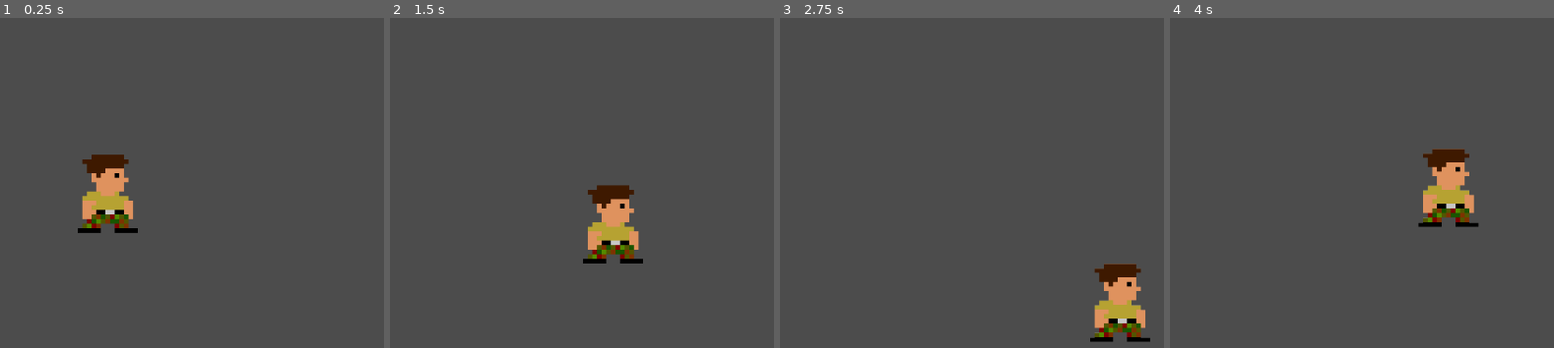
Above: before the commit, frames 1-4 (left to right).
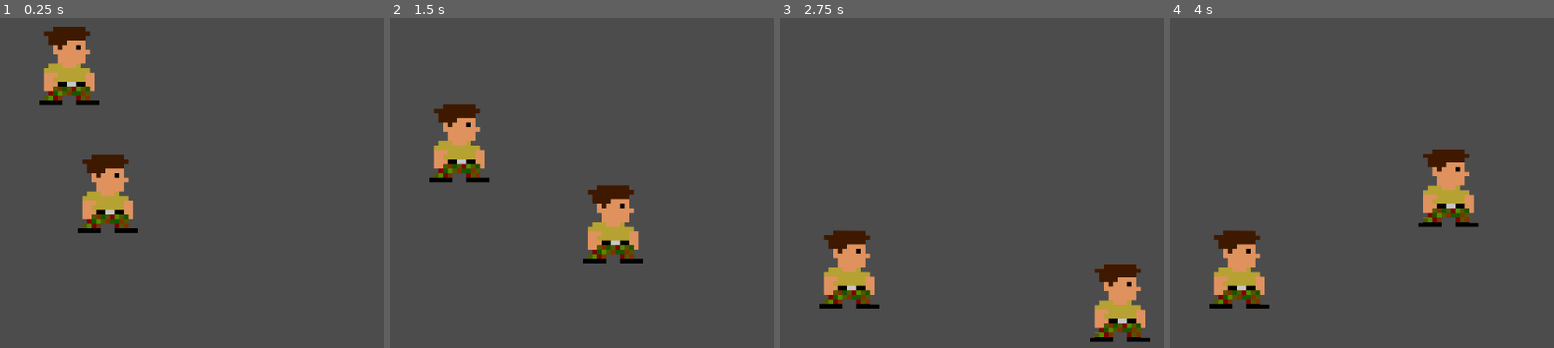
Above: after the commit, the same moments.

Repository: J-Mo63/emergence-test-bed
Game: Godot game, scene res://scenes/2dtest.tscn
Same seed, same stepped clock (60 frames per second), same inputs: the game is played once before the commit and once after it.
Inputs:
- Up to frame 1 (0.25 s): no input
- Up to frame 2 (1.5 s): hold D (right) 0.53-1.28 s; hold S (down) from 1.28 s (still down)
- Up to frame 3 (2.75 s): release S (down) at 2.03 s; hold D (right) from 2.03 s (still down)
- Up to frame 4 (4 s): release D (right) at 2.78 s; hold W (up) 2.78-3.53 s; hold A (left) from 3.53 s (still down)

The runs differ from the first frame. In frame 1, 2.5% of the frame differs, in the area x 10-26%, y 2-27%; in frame 2, 2.5%; in frame 3, 2.5%; in frame 4, 2.5%.

Commit message:
Added enemy scene to test gravity

Diff:
--- a/scenes/2dtest.tscn
+++ b/scenes/2dtest.tscn
@@ -1,6 +1,7 @@
-[gd_scene load_steps=3 format=2]
+[gd_scene load_steps=4 format=2]
 
 [ext_resource path="res://scenes/player.tscn" type="PackedScene" id=1]
+[ext_resource path="res://scenes/enemy.tscn" type="PackedScene" id=2]
 
 [sub_resource type="RectangleShape2D" id=1]
 extents = Vector2( 120, 10 )
@@ -15,3 +16,6 @@
 
 [node name="CollisionShape2D" type="CollisionShape2D" parent="StaticBody2D"]
 shape = SubResource( 1 )
+
+[node name="RigidBody2D" parent="." instance=ExtResource( 2 )]
+position = Vector2( 460, 80 )
--- /dev/null
+++ b/scenes/enemy.tscn
@@ -0,0 +1,19 @@
+[gd_scene load_steps=3 format=2]
+
+[ext_resource path="res://images/char.png" type="Texture" id=1]
+
+[sub_resource type="CapsuleShape2D" id=1]
+radius = 41.9477
+height = 18.2386
+
+[node name="RigidBody2D" type="RigidBody2D"]
+
+[node name="CollisionShape2D" type="CollisionShape2D" parent="."]
+position = Vector2( -0.109192, 0 )
+shape = SubResource( 1 )
+
+[node name="Sprite" type="Sprite" parent="CollisionShape2D"]
+show_behind_parent = true
+position = Vector2( 0, -0.00012207 )
+scale = Vector2( 0.2, 0.2 )
+texture = ExtResource( 1 )
